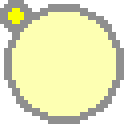
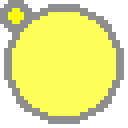
Layers edited between the first and the second (128, 128) image:
painted on "Layer 2" over 12, 12, 116, 116
